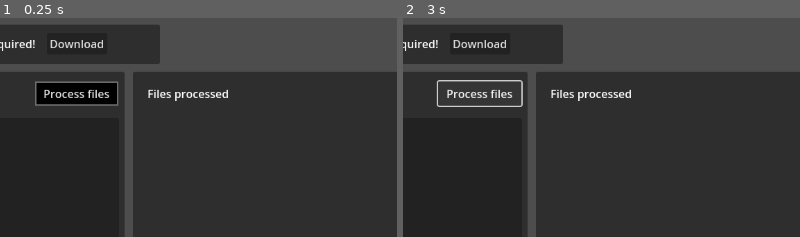
Above: before the commit, frames 1-2 (left to right).
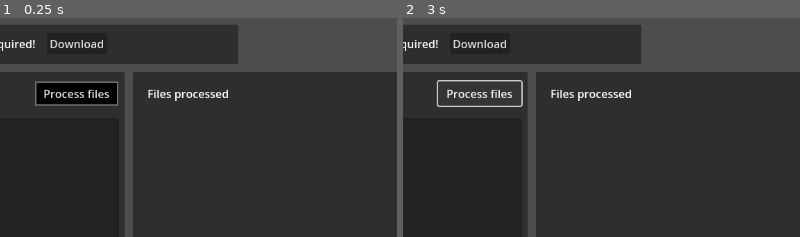
Above: after the commit, the same moments.

Repository: Cata-AF/DocScan
Game: Godot game, scene res://main.tscn
Same seed, same stepped clock (60 frames per second), same inputs: the game is played once before the commit and once after it. The engine's default icon, where the game draws it, is replaced by a stand-in: a white triangle on a blue panel in a dark square.
Inputs:
- Up to frame 1 (0.25 s): no input
- Up to frame 2 (3 s): click "Process files" at 0.5 s; click "Analize files" at 1.25 s; click "Use threads" at 2 s; click "Process files" at 2.75 s
The pictures show only the part of the screen within x 14-64%, y 0-50%; the shares and areas given below are measured in that part.

The runs differ from the first frame. In frame 1, 3.5% of the frame differs, in the area x 40-60%, y 3-22%; in frame 2, 3.5%.

Commit message:
Enhance UI elements and download functionality, adding progress label for downloads and refining media summary logic

Diff:
--- a/main.tscn
+++ b/main.tscn
@@ -46,7 +46,7 @@
 [sub_resource type="StyleBoxFlat" id="StyleBoxFlat_1bvp3"]
 bg_color = Color(0, 0, 0, 0.7058824)
 
-[node name="main" type="Node" node_paths=PackedStringArray(" …(84 unchanged characters)… iles_container", "files_dropped_list", "panel_processed_files", "label_files_processed", "progress_bar_processed_files", "use_threads")]
+[node name="main" type="Node" node_paths=PackedStringArray(" …(84 unchanged characters)… iles_container", "files_dropped_list", "label_download_progress", "panel_processed_files", "label_files_processed", "progress_bar_processed_files", "use_threads")]
 script = ExtResource("1_ig7tw")
 download_requements_panel = NodePath("CanvasLayer/PanelDependecies")
 btn_download_requirements = NodePath("CanvasLayer/PanelDependecies/ButtonDownload")
@@ -54,6 +54,7 @@
 scene_processed_file = ExtResource("2_h2yge")
 processed_files_container = NodePath("CanvasLayer/HSplitContainer/PanelFilesProcessed/ScrollContainer/VBoxContainer")
 files_dropped_list = NodePath("CanvasLayer/HSplitContainer/PanelFilesDropped/ItemList")
+label_download_progress = NodePath("CanvasLayer/PanelDependecies/LabelDownloadProgress")
 panel_processed_files = NodePath("CanvasLayer/PanelProcessedFiled")
 label_files_processed = NodePath("CanvasLayer/PanelProcessedFiled/LabelProcessedFiles")
 progress_bar_processed_files = NodePath("CanvasLayer/PanelProcessedFiled/ProgressBar")
@@ -64,7 +65,7 @@
 [node name="PanelDependecies" type="Panel" parent="CanvasLayer"]
 offset_left = 14.0
 offset_top = 11.0
-offset_right = 395.0
+offset_right = 508.0
 offset_bottom = 68.0
 
 [node name="AnimationPlayer" type="AnimationPlayer" parent="CanvasLayer/PanelDependecies"]
@@ -100,6 +101,14 @@
 texture = ExtResource("2_0xm2m")
 expand_mode = 1
 
+[node name="LabelDownloadProgress" type="Label" parent="CanvasLayer/PanelDependecies"]
+layout_mode = 0
+offset_left = 381.0
+offset_top = 17.0
+offset_right = 424.0
+offset_bottom = 40.0
+text = "10%"
+
 [node name="HSplitContainer" type="HSplitContainer" parent="CanvasLayer"]
 anchors_preset = 14
 anchor_top = 0.5
@@ -169,7 +178,6 @@
 
 [node name="ProcessedFile" parent="CanvasLayer/HSplitContainer/PanelFilesProcessed/ScrollContainer/VBoxContainer" instance_placeholder="res://scenes/processed_file.tscn"]
 layout_mode = 2
-folded = true
 
 [node name="Label" type="Label" parent="CanvasLayer/HSplitContainer/PanelFilesProcessed"]
 layout_mode = 0
--- a/scripts/ICMain.gd
+++ b/scripts/ICMain.gd
@@ -6,6 +6,7 @@
 @export var scene_processed_file : PackedScene
 @export var processed_files_container : VBoxContainer
 @export var files_dropped_list : ItemList
+@export var label_download_progress : Label
 
 @export var panel_processed_files : Panel
 @export var label_files_processed : Label
@@ -19,6 +20,7 @@
 var temp_dir_path = ""
 
 var pandoc_version = "3.8.2"
+var libreoffice_download_url = "https://appimages.libreitalia.org/LibreOffice-fresh.basic-x86_64.AppImage"
 
 var docx_files: PackedStringArray = []
 var processed_files: Array[ICProcessedFile] = []
@@ -26,13 +28,16 @@
 var active_threads : Array[Thread] = []
 
 var files_processed: int = 0
+
+var download_running : bool = false
+var last_download_result
 
 func _ready() -> void:
 	bin_path = bin_path_format % get_working_dir_path()
 	temp_dir_path = temp_dir_path_format  % get_working_dir_path()
 
 	# Clean up temp dir
-	if DirAccess.dir_exists_absolute("temp_dir_path"):
+	if DirAccess.dir_exists_absolute("temp_dir_path") and not OS.has_feature("editor"):
 		OS.move_to_trash(temp_dir_path)
 
 	print("bin_path -> %s" % bin_path)
@@ -44,7 +49,10 @@
 
 func _validate_requirements():
 	img_loading.visible = false
-	download_requements_panel.visible = not FileAccess.file_exists(get_pandoc_path())
+	label_download_progress.visible = false
+	var has_pandoc = FileAccess.file_exists(get_pandoc_path())
+	var has_libreoffice = OS.get_name() != "Linux" or FileAccess.file_exists(get_libreoffice_path())
+	download_requements_panel.visible = not (has_pandoc and has_libreoffice)
 
 
 func _on_window_files_dropped(files: PackedStringArray) -> void:
@@ -73,6 +81,7 @@
 func _prepare_requirements():
 
 	var zip_path = get_pandoc_compressed_file_path();
+	var libreoffice_path = get_libreoffice_path()
 
 	if not DirAccess.dir_exists_absolute(bin_path):
 		DirAccess.make_dir_absolute(bin_path)
@@ -86,16 +95,25 @@
 
 		req.download_file = zip_path
 		add_child(req)
+
+		download_running = true
+		label_download_progress.visible = true
 		req.request(url)
-
-		var result = await req.request_completed
-
-		if result[0] != OK:
-			push_error("❌ Error trying to make the request to download pandoc, err %d" % result[0])
+		req.request_completed.connect(_on_download_finish)
+
+		while download_running:
+			await get_tree().process_frame
+			var progress : float = float(req.get_downloaded_bytes()) / float(req.get_body_size())
+			label_download_progress.text = "%f %%" % (progress * 100)
+
+		label_download_progress.visible = false
+
+		if last_download_result[0] != OK:
+			push_error("❌ Error trying to make the request to download pandoc, err %d" % last_download_result[0])
 			return
 
-		if result[1] != HTTPClient.RESPONSE_OK:
-			push_error("❌ Error response %d" % result[1])
+		if last_download_result[1] != HTTPClient.RESPONSE_OK:
+			push_error("❌ Error response %d" % last_download_result[1])
 			return
 
 		print("✅ Pandoc has been succesfully downloaded at: ", ProjectSettings.globalize_path(req.download_file))
@@ -125,6 +143,48 @@
 
 		print("✅ Successfully extracted pandoc")
 
+	# Download libreoffice
+	if not FileAccess.file_exists(libreoffice_path):
+		if OS.get_name() == "Linux":
+			var libreoffice_request = HTTPRequest.new()
+
+			print("⚙️ Downloading LibreOffice from url: %s" % libreoffice_download_url)
+
+			libreoffice_request.download_file = libreoffice_path
+			add_child(libreoffice_request)
+
+			download_running = true
+			label_download_progress.visible = true
+			libreoffice_request.request(libreoffice_download_url)
+			libreoffice_request.request_completed.connect(_on_download_finish)
+
+			while download_running:
+				await get_tree().process_frame
+				var progress : float = float(libreoffice_request.get_downloaded_bytes()) / float(libreoffice_request.get_body_size())
+				label_download_progress.text = "%f %%" % (progress * 100)
+
+			label_download_progress.visible = false
+
+			if last_download_result[0] != OK:
+				push_error("❌ Error trying to download LibreOffice, err %d" % last_download_result[0])
+				return
+
+			if last_download_result[1] != HTTPClient.RESPONSE_OK:
+				push_error("❌ Error response %d when downloading LibreOffice" % last_download_result[1])
+				return
+
+			var chmod_output = []
+			var chmod_exit = OS.execute("chmod", [
+				"+x",
+				ProjectSettings.globalize_path(libreoffice_path)
+			], chmod_output, true)
+
+			if chmod_exit != OK:
+				push_error("⚠️ Failed to set execute permissions on LibreOffice AppImage (exit code: %d) %s" % [chmod_exit, "".join(chmod_output)])
+				return
+
+			print("✅ LibreOffice has been successfully downloaded at: ", ProjectSettings.globalize_path(libreoffice_path))
+
 	download_requements_panel.visible = false
 
 
@@ -148,6 +208,10 @@
 
 	# Windows
 	return "%s/pandoc-%s/pandoc.exe" % [bin_path, pandoc_version]
+
+
+func get_libreoffice_path():
+	return "%s/LibreOffice-fresh.basic-x86_64.AppImage" % bin_path
 
 
 func _on_button_process_pressed() -> void:
@@ -204,9 +268,9 @@
 	var file_name = docx_file_path.get_file()
 
 	var file_path = docx_file_path
-	var out_file = ProjectSettings.globalize_path("%s/%s" % [temp_dir_path, file_name.replace(" ", "_")])
-	out_file = out_file.replace(".docx", ".html")
-	var out_xml_path = out_file.replace(".html", ".xml")
+	var source_docx_global_path = ProjectSettings.globalize_path("%s/%s" % [temp_dir_path, file_name.replace(" ", "_")])
+	var out_xhtml_path = source_docx_global_path.replace(".docx", ".xhtml")
+	var out_xml_path = source_docx_global_path.replace(".docx", ".xml")
 
 	var processed_file : ICProcessedFile
 
@@ -217,22 +281,25 @@
 		var output : Array = []
 
 		var docx_file_global_path = "%s" % file_path if OS.get_name() == "Windows" else "%s" % file_path
-		var out_html_file = out_file if OS.get_name() == "Windows" else "\"%s\"" % out_file
 		var out_xml_file = out_xml_path if OS.get_name() == "Windows" else "\"%s\"" % out_xml_path
 
 		# conver docx to html & xml
-		var err = OS.execute(ProjectSettings.globalize_path(get_pandoc_path()), [
-			docx_file_global_path,
-			"-t", "html",
-			"-o", out_html_file,
-			"--embed-resources",
-			"--standalone"
+		print("⚙️ converting %s to html" % file_name)
+		var err = OS.execute(ProjectSettings.globalize_path(get_libreoffice_path()), [
+			"--headless",
+			"--convert-to", "xhtml:XHTML Writer File",
+			"--outdir", temp_dir_path,
+			docx_file_global_path
 		], output, true)
 
-		if err != OK:
+		#print(output)
+
+		if err != OK or len(output) > 0 and (output[0] as String).contains("Error: "):
 			push_error("error converting file to html \nfile: %s, \nfile_path: %s \n %s" % [file_name, docx_file_global_path, "".join(output)])
+			print_rich("[color=red]%s[/color]" % "".join(output))
 			break
 
+		print("⚙️ converting %s to xml" % file_name)
 		err = OS.execute(ProjectSettings.globalize_path(get_pandoc_path()), [
 			docx_file_global_path,
 			"-o", out_xml_file,
@@ -245,7 +312,7 @@
 			break
 
 		processed_file = scene_processed_file.instantiate() as ICProcessedFile
-		processed_file.setup(out_file, out_xml_path)
+		processed_file.setup(out_xhtml_path, out_xml_path)
 		processed_file.validate_integrity()
 
 		# ⚠️⚠️⚠️ prevent infinite loop ⚠️⚠️⚠️
@@ -283,3 +350,8 @@
 		return ProjectSettings.globalize_path("res://").trim_suffix("/")
 
 	return OS.get_executable_path().replace("/%s" % OS.get_executable_path().get_file(), "")
+
+
+func _on_download_finish(result: int, response_code: int, headers: PackedStringArray, body: PackedByteArray):
+	download_running = false
+	last_download_result = [result, response_code, headers, body]
--- a/scripts/ICProcessedFile.gd
+++ b/scripts/ICProcessedFile.gd
@@ -342,15 +342,16 @@
 		return
 
 	var sections: Array[Dictionary] = []
-	var rx_h1_start = RegEx.create_from_string("<h1[^>]*>([^<]*)")
-	var rx_h1_id = RegEx.create_from_string("<h1[^>]*id\\s*=\\s*\"([^\"]+)\"[^>]*>")
-	var rx_h2_start = RegEx.create_from_string("<h2[^>]*>([^<]*)")
-	var valid_main_categories = ["lte-ps-test-high-band", "lte-ps-test-low-band"]
-
-	var h1_pending: bool = false
-	var h1_buffer: String = ""
+	var rx_h2_start = RegEx.create_from_string("<h2[^>]*>(.*?)</h2>")
+	var valid_main_categories = [
+		"LTE PS Test High Band",
+		"LTE PS Test Low Band",
+		"LTE VoLTE Intermediate Call Test High Band",
+		"LTE VoLTE Intermediate Call Test Low Band"
+	]
+
 	var current_main: String = ""
-	var current_title = "Sin categoria"
+	var current_title = ""
 	var img_count = 0
 	var figure_count = 0
 	var table_count = 0
@@ -361,38 +362,32 @@
 	while !file.eof_reached():
 		var line = file.get_line()
 
-		# Handle multi-line <h1> tags
-		if h1_pending:
-			h1_buffer += line
-			if h1_buffer.find("</h1") == -1:
-				continue
-			line = h1_buffer
-			h1_pending = false
-			h1_buffer = ""
-
-		if line.contains("<h1"):
-			var h1_id_match = rx_h1_id.search(line)
-			var h1_match = rx_h1_start.search(line)
-			var last_main = current_main
-			if h1_id_match != null:
-				current_main = h1_id_match.get_string(1).strip_edges().to_lower()
-			elif h1_match != null:
-				current_main = h1_match.get_string(1).strip_edges().to_lower()
-			else:
-				if line.find("</h1") == -1:
-					h1_pending = true
-					h1_buffer = line
-					continue
-				current_main = line.strip_edges().to_lower()
-
-			if !valid_main_categories.has(current_main):
-				current_main = last_main
+		# Validate if is a main category
+		if line.contains("<h1") :
+			for category in valid_main_categories:
+				if line.contains(category):
+					if started:
+						sections.append({
+							"main": current_main,
+							"title": current_title,
+							"imgs": img_count,
+							"figures": figure_count,
+							"tables": table_count
+						})
+
+						started = false
+
+					current_main = category
+
 			continue
 
 		if current_main.length() == 0 && is_lte:
 			continue
 
-		if line.find("<h2") != -1:
+		# Validate sub category
+		if line.contains("<h2"):
+
+			# Add previous registry
 			if started:
 				sections.append({
 					"main": current_main,
@@ -402,35 +397,57 @@
 					"tables": table_count
 				})
 
-			var h2_match = rx_h2_start.search(line)
-			if h2_match != null:
-				current_title = h2_match.get_string(1).strip_edges()
-			else:
-				current_title = line.strip_edges()
-
-			if current_title.find("Test Plan Information") != -1 \
-			|| current_title.find("LTE VoLTE Intermediate") != -1 \
-			|| current_title.find("LTE VoLTE") != -1 \
-			|| (!valid_main_categories.has(current_main) and is_lte):
-				started = false
-				img_count = 0
-				figure_count = 0
-				table_count = 0
-				continue
-
+			started = false
 			img_count = 0
 			figure_count = 0
 			table_count = 0
+
+			# get h2 content
+			var h2_match = rx_h2_start.search(line)
+			if h2_match == null:
+				continue
+
+			var parser : XMLDocument = XML.parse_str(h2_match.get_string(0))
+			var a_element : XMLNode = parser.root.get_child_by_name("a")
+
+			if a_element == null or len(a_element.children) == 0:
+				continue
+
+			# build title name
+			var title_name : String = ""
+
+			for xml_node in a_element.children:
+				if xml_node.name != "span":
+					continue
+
+				title_name += xml_node.content
+
+			current_title = title_name
+
+			if (
+				current_title.contains("Test Plan Information") or
+				current_title.contains("LTE VoLTE Intermediate Call KPI Summary") or
+				(!valid_main_categories.has(current_main) and is_lte)
+				):
+				continue
+
 			started = true
 			continue
 
 		if !started:
 			continue
 
+		# count img_titles an images
 		img_count += line.count("<img")
-		figure_count += line.count("<p>Figure ")
 		table_count += line.to_lower().count("<table")
 
+		if line.contains("Serving PCI"):
+			if not line.contains("Chart:"):
+				figure_count += line.count(">Figure ")
+		else:
+			figure_count += line.count(">Figure ")
+
+	# Add latest registry
 	if started:
 		sections.append({
 			"main": current_main,
@@ -445,6 +462,7 @@
 	if sections.size() == 0:
 		return
 
+	# Set results
 	var last_category: String = ""
 
 	text_edit_commentaries.text += "\n\n##### MISSING IMAGES #####\n"
